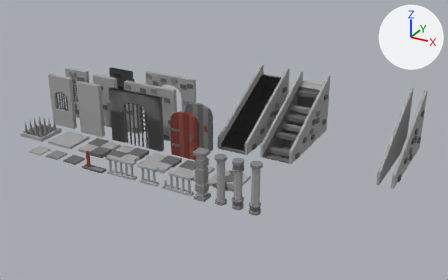
Renders of the Blender file GitVersion/Assets/Environment/House kit.blend from each side of a commit.
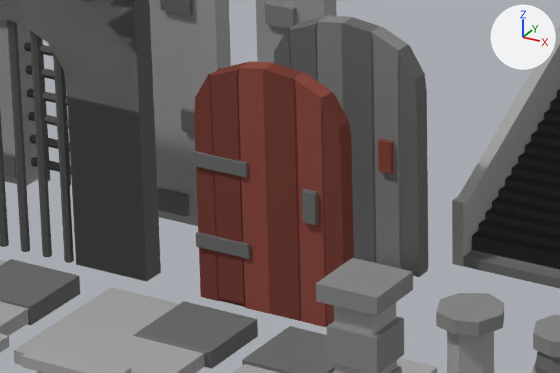
Each version appears first whole from a 50 mm lens placed at (22.23, -31.85, 17.83), pointed at (3.44, 2.31, 0.75), and next in a close-up on the part from 30% to 53% of the width and 36% to 60% of the height. The axes (+X, +Y, +Z) are drawn at upper right. The lights are the same throughout.
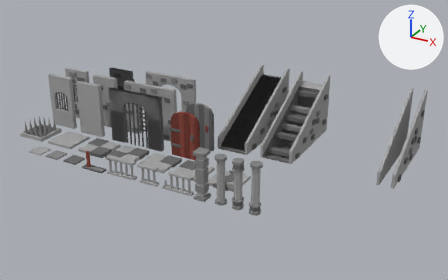
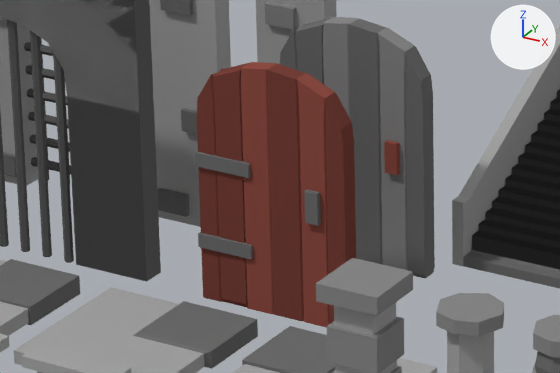
Diff of the bpy script that builds the scene:
```diff
--- a/GitVersion/Assets/Environment/House kit.blend.py
+++ b/GitVersion/Assets/Environment/House kit.blend.py
@@ me_cylinder_010 @@
 me_cylinder_010.from_pydata(...)  # 180 vertices, 120 faces; spans x -1.52..1.86, y -0.06..0.06, z -1.18..0.92
 # used by ob_cylinder_007; location = (-2.44, 2.234, 1.76); rotation_euler = (0.0, 1.571, 0.0), in degrees (0, 90, 0); scale = (1.0, 1.0, 1.2)
+# me_cylinder_010 part 1: the whole mesh is moved by (0.0, 0.0, 0.62)
 me_cylinder_010.materials.append(mat_dark_iron)
@@ me_cube_016 @@
 me_cube_016.from_pydata(...)  # 214 vertices, 206 faces; spans x -1.06..1.06, y -1.89..1.94, z -1.0..1.02
 # used by ob_cube_006; location = (1.477, 2.251, 1.411); scale = (1.0, 0.102, 1.62)
+# me_cube_016 part 2: the whole mesh is moved by (0.97, 0.0, 0.0)
 me_cube_016.materials.append(mat_stone_2)
@@ me_cube_012 @@
 me_cube_012.from_pydata(...)  # 214 vertices, 206 faces; spans x -1.06..1.06, y -1.89..1.94, z -1.0..1.02
 # used by ob_cube_004; location = (1.477, 0.424, 1.411); scale = (1.0, 0.1, 1.62)
+# me_cube_012 part 3: the whole mesh is moved by (0.92, 0.0, 0.0)
 me_cube_012.materials.append(mat_wood)
@@ ob_cylinder_007 @@
 ob_cylinder_007 = bpy.data.objects.new('Cylinder.007', me_cylinder_010)
-ob_cylinder_007.location = (-2.44, 2.234, 1.76)
+ob_cylinder_007.location = (-3.205, 2.234, 1.76)
 ob_cylinder_007.rotation_euler = (0.0, 1.571, 0.0)  # degrees (0, 90, 0)
@@ ob_cube_006 @@
 ob_cube_006 = bpy.data.objects.new('Cube.006', me_cube_016)
-ob_cube_006.location = (1.477, 2.251, 1.411)
+ob_cube_006.location = (0.593, 2.251, 1.411)
 ob_cube_006.scale = (1.0, 0.102, 1.62)
@@ ob_cube_004 @@
 ob_cube_004 = bpy.data.objects.new('Cube.004', me_cube_012)
-ob_cube_004.location = (1.477, 0.424, 1.411)
+ob_cube_004.location = (0.593, 0.424, 1.411)
 ob_cube_004.scale = (1.0, 0.1, 1.62)
```

Boxes (x1, y1, x2, y2) around the edits, measured in the close-ups (560 x 373 px):
'Cube.004', moved
    before: (193, 61, 354, 327)
    after: (195, 62, 356, 328)
'Cube.006', moved
    before: (274, 16, 428, 277)
    after: (280, 17, 435, 279)
'Cylinder.007', moved
    before: (24, 38, 71, 185)
    after: (24, 38, 71, 180)
